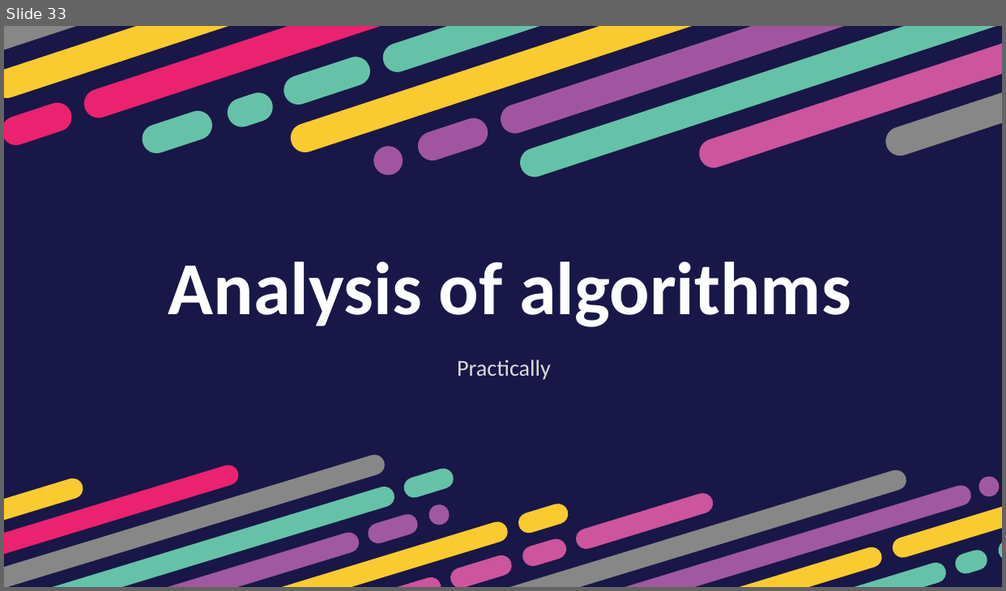
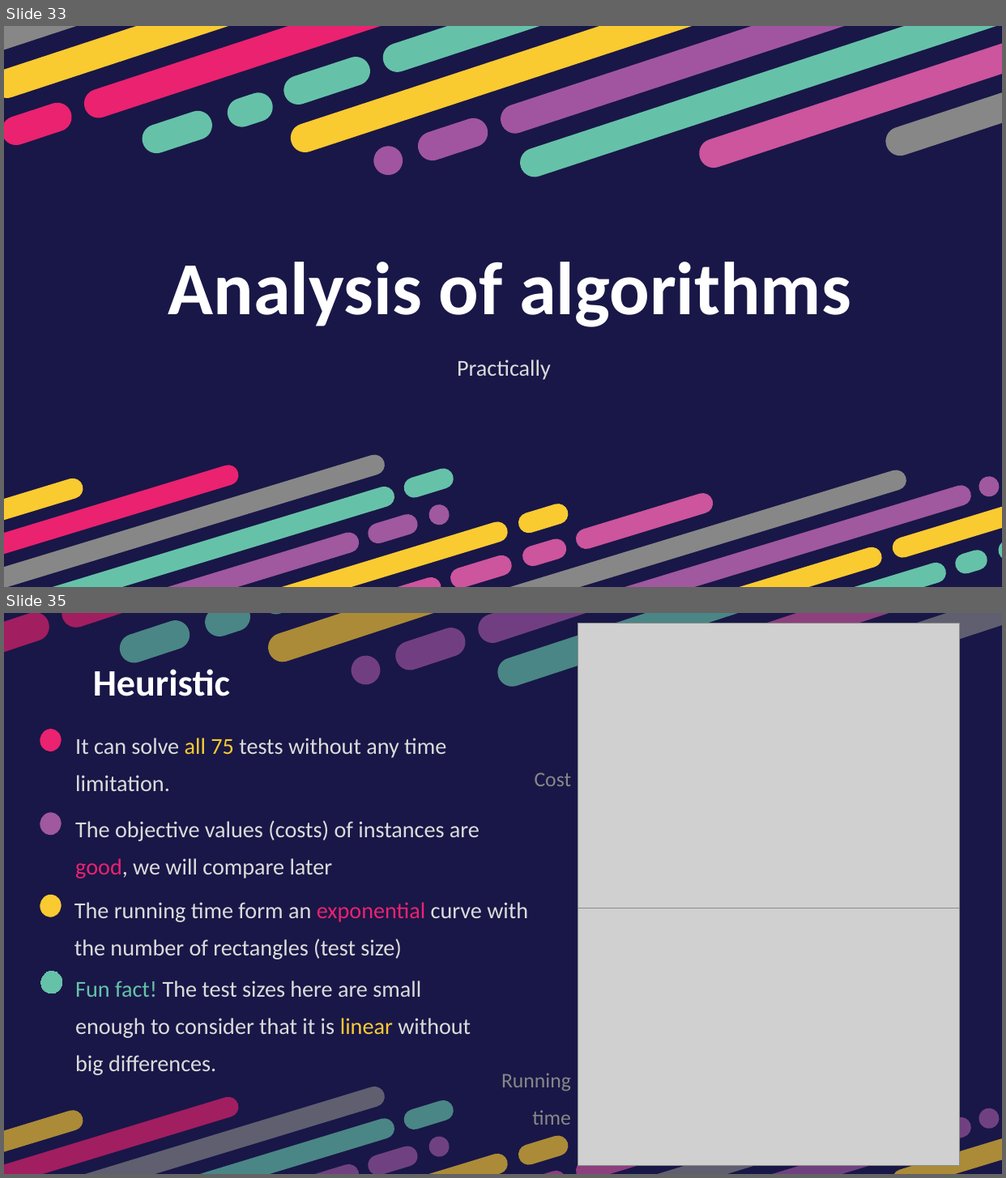
Before and after one commit to htnminh/optimization-project, a slide deck: presentation/General 2D Bin Packing Problem.pptx. Shown one above the other, each under a label of ours: slide 33 before the commit, slides 33 and 35 after it; the slides between them are not shown. The pictures are 1006x591 and 1006x1178 pixels, drawn with LibreOffice and Linux fonts; fonts in the diff are those of the drawing; grey boxes stand for pictures. Boxes give left, top, right and bottom in pixels: in the first picture for what was removed or moved away, otherwise in the second. Text is boxed around its words. In the diff, an @@ line names an element or a change of style, - is before the commit and + after.

Commit message:
finish most of the slides, add small figures

```diff
--- a/presentation/General 2D Bin Packing Problem.pptx
+++ b/presentation/General 2D Bin Packing Problem.pptx
@@ slide 35 added at <box>4,613,1002,1174</box>, background #191747 @@
@@ group added at <box>4,613,1002,779</box>: 15 freeform shapes @@
@@ picture added at <box>578,623,959,909</box> @@
@@ text added at <box>93,669,230,696</box>, 36 pt, text #FFFFFF, bold @@
+Heuristic
@@ freeform shape added at <box>36,726,65,756</box>, fill #EA226F @@
@@ text added at <box>75,738,446,791</box>, 22 pt, text #DBDBDB @@
+It can solve all 75 tests without any time limitation.
@@ text added at <box>535,773,572,786</box>, 20 pt, text #878787 @@
+Cost
@@ freeform shape added at <box>36,809,65,839</box>, fill #A0589F @@
@@ text added at <box>75,820,479,879</box>, 22 pt, text #DBDBDB @@
+The objective values (costs) of instances are good, we will compare later
@@ freeform shape added at <box>36,891,65,921</box>, fill #FACA31 @@
@@ text added at <box>74,902,528,960</box>, 22 pt, text #DBDBDB @@
+The running time form an exponential curve with the number of rectangles (test size)
@@ picture added at <box>578,880,959,1166</box> @@
@@ freeform shape added at <box>37,968,65,998</box>, fill #65C2A8, outline #65C2A8 0.75 pt @@
@@ text added at <box>75,981,471,1076</box>, 22 pt, text #DBDBDB @@
+Fun fact! The test sizes here are small enough to consider that it is linear without big differences.
@@ text added at <box>501,1073,571,1125</box>, 20 pt, text #878787 @@
+Running time
@@ group added at <box>4,1018,1002,1174</box>: 20 freeform shapes @@
```
Also in this commit, not shown: 1 slide changed, 2 other files.
